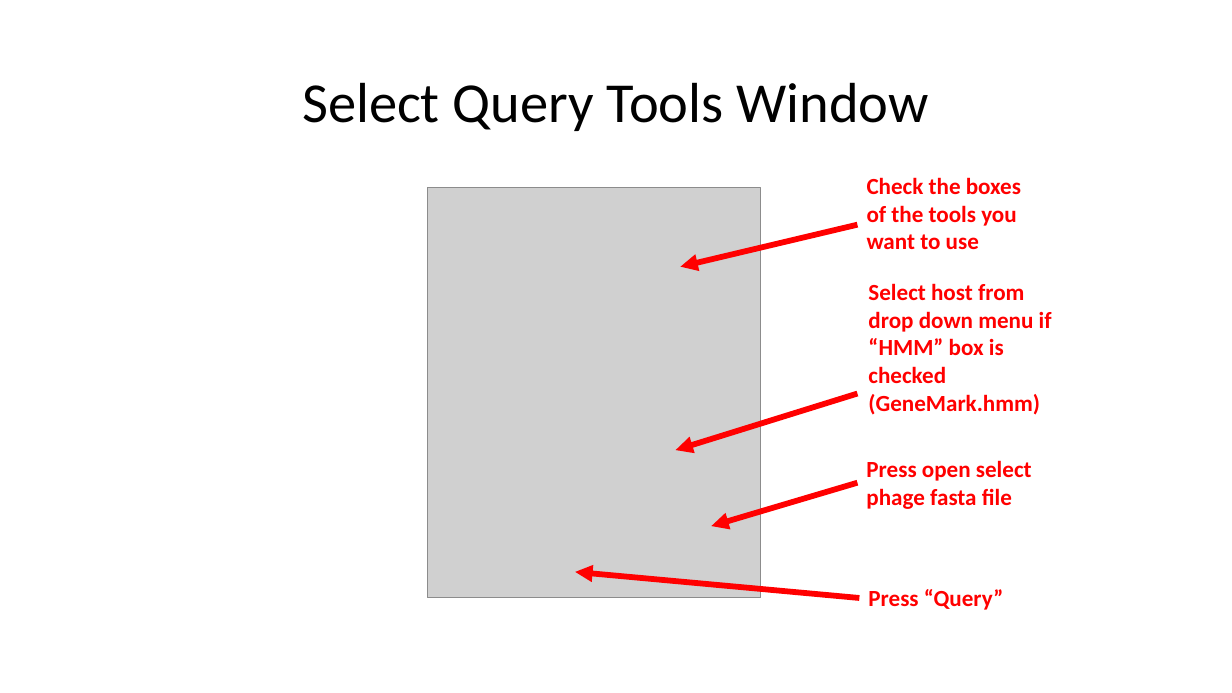
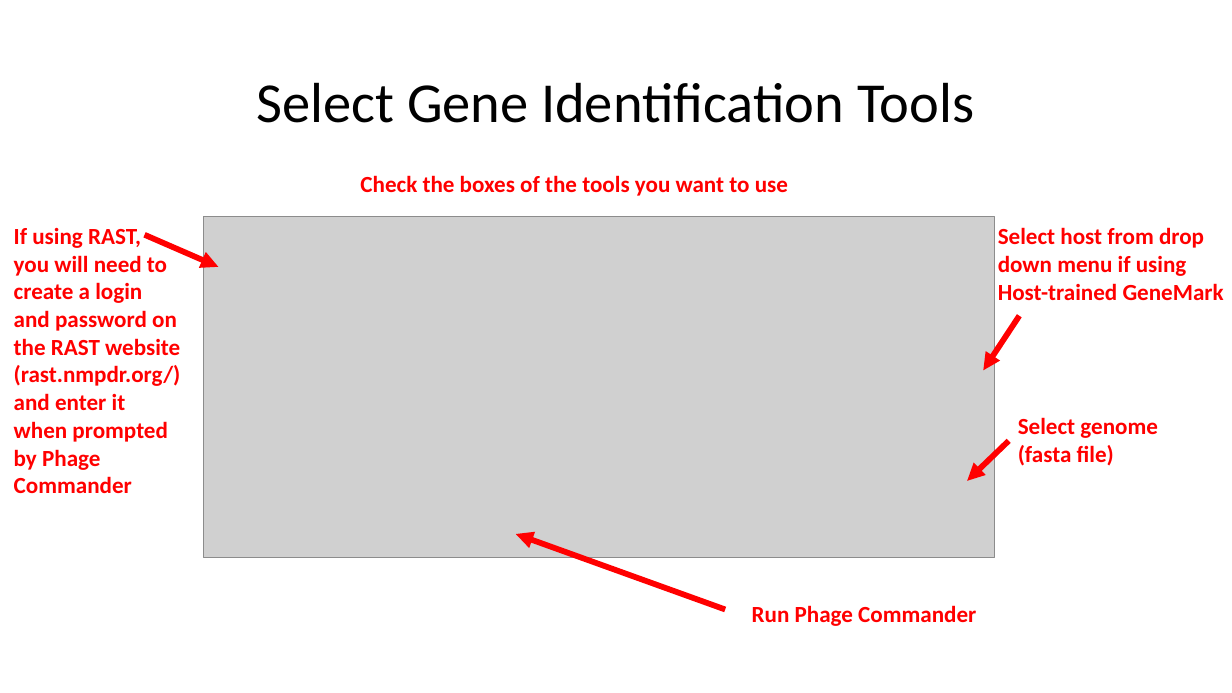
Before and after one commit to sarah-harris/PhageCommander, a slide deck: slide 7 of Phage Commander User Guide.pptx (slide 4 before the commit). Drawn at 1232x693 pixels with LibreOffice and Linux fonts; fonts in the diff are those of the drawing; grey boxes stand for pictures. Boxes give left, top, right and bottom in pixels: in the first picture for what was removed or moved away, otherwise in the second. Text is boxed around its words. In the diff, an @@ line names an element or a change of style, - is before the commit and + after.

```diff
--- a/Phage Commander User Guide.pptx
+++ b/Phage Commander User Guide.pptx
@@ title at (257, 82, 974, 123): text changed @@
-Select Query Tools Window
+Select Gene Identification Tools
@@ text "Check the boxes of the ..." rewrapped from (867, 177, 1021, 249) to (360, 175, 788, 196) @@
@@ picture removed at (427, 188, 761, 598) @@
@@ text added at (14, 228, 181, 493), 18 pt, text #FF0000, bold @@
+If using RAST, you will need to create a login and password on the RAST website
+(rast.nmpdr.org/)and enter it when prompted by Phage Commander
@@ arrow moved from (858, 225) - (680, 267) to (144, 235) - (218, 267) @@
@@ picture added at (203, 216, 995, 557) @@
@@ text at (998, 227, 1224, 300): text changed @@
-Select host from drop down menu if “HMM” box is checked (GeneMark.hmm)
+Select host from drop down menu if using Host-trained GeneMark
@@ arrow moved from (858, 394) - (676, 450) to (1019, 316) - (983, 371) @@
@@ text at (1018, 417, 1158, 466): text changed @@
-Press open select phage fasta file
+Select genome (fasta file)
@@ arrow moved from (858, 482) - (712, 526) to (1009, 441) - (968, 481) @@
@@ arrow moved from (860, 598) - (576, 572) to (726, 610) - (516, 534) @@
@@ text at (752, 605, 976, 626): text changed @@
-Press “Query”
+Run Phage Commander
```
Also in this commit, not shown: 8 other slides changed, 6 slides added, 39 other files.
